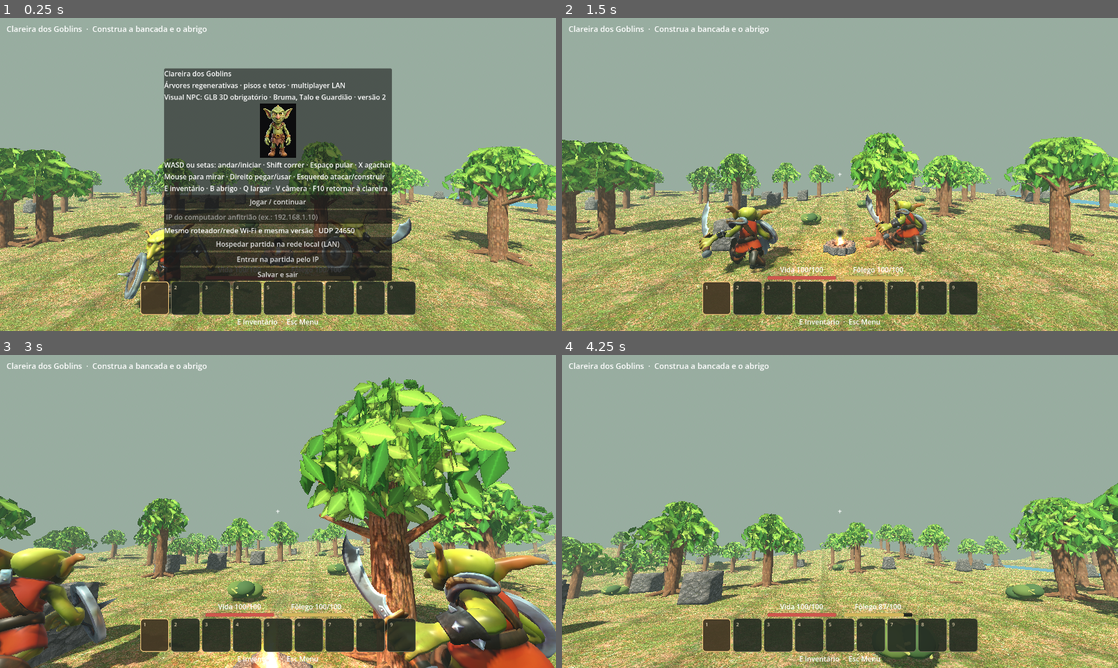
Above: before the commit, frames 1-4 (two rows, left to right).
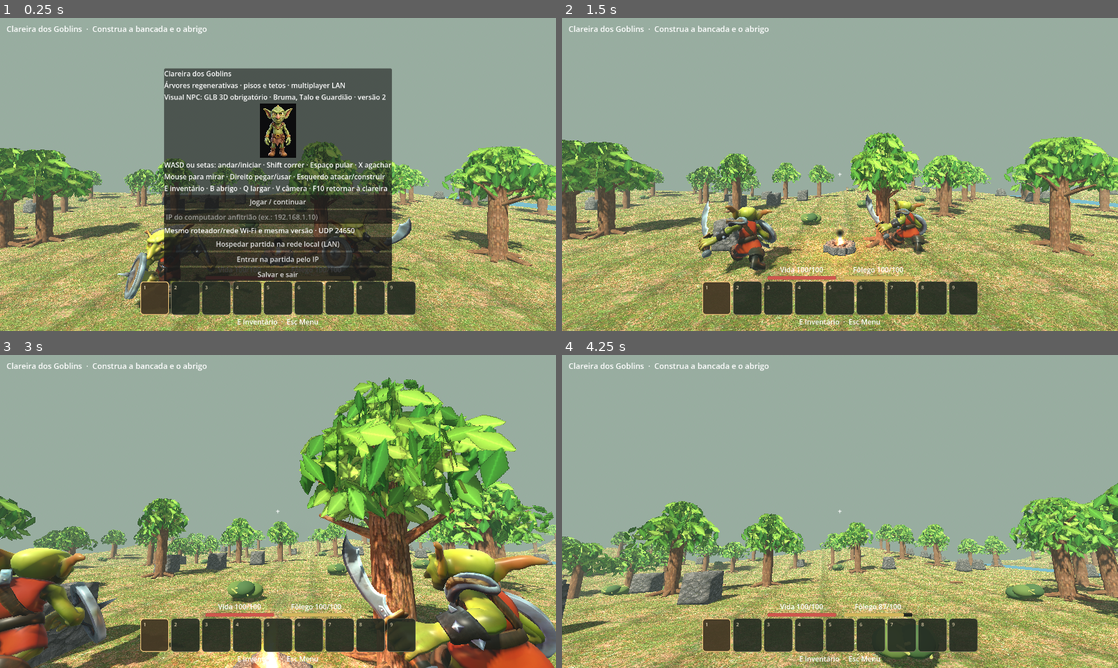
Above: after the commit, the same moments.

Repository: clebertressi88/clareira-dos-goblins
Game: Godot game, scene res://main.tscn
The game is run twice, just before and just after one commit, with the same random seed, the same clock (stepped at 60 frames per second) and the same inputs.
Inputs (mouse positions are in pixels of both pictures, inside the frame that each line leads up to):
- Up to frame 1 (0.25 s): no input
- Up to frame 2 (1.5 s): click (840, 215) at 0.52 s; type "12" at 0.6 s; click "Jogar / continuar" at 1.25 s
- Up to frame 3 (3 s): tap Enter at 2, 2.1 s; move the mouse to (305, 511) at 2.02 s; hold W (goblin_frente) from 2.03 s (still down); click (305, 511) at 2.17 s; tap Space at 2.27, 2.57 s; move the mouse to (250, 511) at 2.77 s; tap Keypad Enter at 2.85 s
- Up to frame 4 (4.25 s): keep holding W (goblin_frente); tap Space at 3.02, 3.32 s; move the mouse to (851, 505) at 3.52 s; hold Shift from 3.53 s (still down)

The runs differ from the first frame. In frame 1, less than 0.1% of the frame differs, in the area x 24-67%, y 65-85%; in frame 2, 0.7%, in the area x 24-65%, y 58-83%; in frame 3, less than 0.1%; in frame 4, nothing differs.

Commit message:
fix: criar skin rigida anatomica sem deformacao, com esqueleto unico e ossos de maos

Diff:
--- a/Projeto-Godot/npc_goblin.gd
+++ b/Projeto-Godot/npc_goblin.gd
@@ -5,23 +5,25 @@
 ## O movimento real e feito por Skeleton3D, nao pelo antigo balanco de cabeca.
 const MODEL: PackedScene = preload("res://modelos/goblin_npc.glb")
 const EQUIPMENT = preload("res://npc_goblin_equipment.gd")
+const SKIN_BUILDER = preload("res://npc_goblin_skin.gd")
 
 const BONES := [
-	"Quadril",       # 0
-	"Coluna",        # 1
-	"Cabeca",        # 2
-	"BracoEsq",      # 3
-	"AntebracoEsq",  # 4
-	"BracoDir",      # 5
-	"AntebracoDir",  # 6
-	"CoxaEsq",       # 7
-	"CanelaEsq",     # 8
-	"CoxaDir",       # 9
-	"CanelaDir",     # 10
-	"PeEsq",         # 11
-	"PeDir"          # 12
+	"Quadril", "Coluna", "Cabeca", "BracoEsq", "AntebracoEsq",
+	"BracoDir", "AntebracoDir", "CoxaEsq", "CanelaEsq",
+	"CoxaDir", "CanelaDir", "PeEsq", "PeDir", "MaoEsq", "MaoDir"
 ]
-const PARENTS := [-1,0,1,1,3,1,5,0,7,0,9,8,10]
+const PARENTS := [-1,0,1,1,3,1,5,0,7,0,9,8,10,4,6]
+# Pontos reais do modelo: o GLB apresenta bracos abertos e joelhos separados.
+# Local -Y se torna +Y na transformacao de importacao Sketchfab.
+const JOINTS := [
+	Vector3(0,-22,-5), Vector3(0,-37,-5), Vector3(0,-47,-11),
+	Vector3(-9,-40,-10), Vector3(-16,-29,-17),
+	Vector3(9,-40,0), Vector3(21,-35,3),
+	Vector3(-6,-21,5), Vector3(-8,-13,6),
+	Vector3(7,-21,-15), Vector3(8,-13,-16),
+	Vector3(-9,-6,8), Vector3(10,-6,-22),
+	Vector3(-23,-28,-18), Vector3(34,-28,-2)
+]
 
 var skeletons: Array[Skeleton3D] = []
 var sword_parts: Array[Node3D] = []
@@ -80,16 +82,16 @@
 		-bounds_min.y,
 		-(bounds_min.z+bounds_max.z)*0.5)*scale_factor
 	pivot.rotation.y = 0.0
+	# Um unico Skeleton3D compartilhado pelas duas malhas originais.
+	var skeleton := _create_anatomical_skeleton(parts[0].get_parent())
 	for node in parts:
 		var part := node as MeshInstance3D
 		if part != null and part.mesh != null:
-			var previous_count := skeletons.size()
-			_skin_part(part)
-			if skeletons.size()>previous_count and gear_sections.has(part.get_instance_id()):
+			_skin_part(part,skeleton)
+			if gear_sections.has(part.get_instance_id()):
 				var group: Dictionary = gear_sections[part.get_instance_id()]
-				var skeleton := skeletons[-1]
-				EQUIPMENT.attach(part,skeleton,group["sword"] as ArrayMesh,"Espada","AntebracoDir",sword_parts)
-				EQUIPMENT.attach(part,skeleton,group["shield"] as ArrayMesh,"Escudo","AntebracoEsq",shield_parts)
+				EQUIPMENT.attach(part,skeleton,group["sword"] as ArrayMesh,"Espada","MaoDir",sword_parts)
+				EQUIPMENT.attach(part,skeleton,group["shield"] as ArrayMesh,"Escudo","MaoEsq",shield_parts)
 	if skeletons.is_empty() or sword_parts.is_empty() or shield_parts.is_empty():
 		push_error("GLB sem pesos de ossos ou malhas compativeis.")
 		pivot.queue_free()
@@ -107,116 +109,35 @@
 	for item in shield_parts:
 		if is_instance_valid(item): item.visible = shield
 
-func _skin_part(part: MeshInstance3D) -> void:
-	var original := part.mesh
-	var aabb := original.get_aabb()
-	var h := maxf(aabb.size.y,0.001)
-	var low := aabb.position.y
-	# Centra os ossos no corpo, nao na arma/orelha mais distante.
-	var center_x := aabb.position.x+aabb.size.x*0.4
-	var center_z := aabb.position.z+aabb.size.z*0.55
-	var width := h
-	# Pivots em coordenadas locais da malha. No GLB original a origem
-	# esta na parte inferior e o eixo Y e invertido pelo node do importador.
-	var joints := [
-		Vector3(center_x,low+h*.64,center_z),
-		Vector3(center_x,low+h*.49,center_z),
-		Vector3(center_x,low+h*.29,center_z),
-		Vector3(center_x-width*.15,low+h*.48,center_z),
-		Vector3(center_x-width*.23,low+h*.61,center_z),
-		Vector3(center_x+width*.15,low+h*.48,center_z),
-		Vector3(center_x+width*.23,low+h*.61,center_z),
-		Vector3(center_x-width*.07,low+h*.67,center_z),
-		Vector3(center_x-width*.08,low+h*.82,center_z),
-		Vector3(center_x+width*.07,low+h*.67,center_z),
-		Vector3(center_x+width*.08,low+h*.82,center_z),
-		Vector3(center_x-width*.08,low+h*.96,center_z),
-		Vector3(center_x+width*.08,low+h*.96,center_z)
-	]
+func _create_anatomical_skeleton(parent: Node) -> Skeleton3D:
 	var skeleton := Skeleton3D.new()
-	skeleton.name = "EsqueletoGoblin%d" % skeletons.size()
-	part.get_parent().add_child(skeleton)
+	skeleton.name = "EsqueletoCorpo"
+	parent.add_child(skeleton)
 	for i in range(BONES.size()):
-		var bone_id: int = skeleton.add_bone(BONES[i])
-		var parent_id: int = int(PARENTS[i])
-		if parent_id >= 0:
-			skeleton.set_bone_parent(bone_id,parent_id)
-		var offset: Vector3 = joints[i] if parent_id < 0 else joints[i]-joints[parent_id]
-		skeleton.set_bone_rest(bone_id,Transform3D(Basis.IDENTITY,offset))
+		var bone_idx: int = skeleton.add_bone(BONES[i])
+		var parent_idx: int = int(PARENTS[i])
+		if parent_idx >= 0:
+			skeleton.set_bone_parent(bone_idx,parent_idx)
+		var joint: Vector3 = JOINTS[i]
+		var offset: Vector3 = joint if parent_idx < 0 else joint-JOINTS[parent_idx]
+		skeleton.set_bone_rest(bone_idx,Transform3D(Basis.IDENTITY,offset))
 	skeleton.reset_bone_poses()
-	var skinned := ArrayMesh.new()
-	var vertex_total := 0
-	for surface in range(original.get_surface_count()):
-		var arrays: Array = original.surface_get_arrays(surface)
-		var vertices: PackedVector3Array = arrays[Mesh.ARRAY_VERTEX]
-		if vertices.is_empty():
-			continue
-		var bones := PackedInt32Array()
-		var weights := PackedFloat32Array()
-		bones.resize(vertices.size()*4)
-		weights.resize(vertices.size()*4)
-		for i in range(vertices.size()):
-			var assignment := _vertex_bone_weights(vertices[i],low,h,center_x)
-			var index := i*4
-			bones[index] = int(assignment.x)
-			bones[index+1] = int(assignment.y)
-			bones[index+2] = 0
-			bones[index+3] = 0
-			weights[index] = assignment.z
-			weights[index+1] = 1.0-assignment.z
-			weights[index+2] = 0.0
-			weights[index+3] = 0.0
-		arrays[Mesh.ARRAY_BONES] = bones
-		arrays[Mesh.ARRAY_WEIGHTS] = weights
-		skinned.add_surface_from_arrays(original.surface_get_primitive_type(surface),arrays)
-		var original_material: Material = part.get_active_material(surface)
-		if original_material != null:
-			skinned.surface_set_material(skinned.get_surface_count()-1,original_material)
-		vertex_total += vertices.size()
-	if vertex_total == 0:
-		skeleton.queue_free()
+	skeletons.append(skeleton)
+	return skeleton
+
+
+func _skin_part(part: MeshInstance3D, skeleton: Skeleton3D) -> void:
+	var source: Mesh = part.mesh
+	var skinned: ArrayMesh = SKIN_BUILDER.build(source)
+	if skinned.get_surface_count()==0:
+		push_error("Falha ao vincular malha ao Skeleton3D.")
 		return
 	var skin := skeleton.create_skin_from_rest_transforms()
 	part.material_override = null
 	part.mesh = skinned
 	part.skeleton = part.get_path_to(skeleton)
 	part.skin = skin
-	skeletons.append(skeleton)
 
-func _vertex_bone_weights(v: Vector3, low: float, h: float, center_x: float) -> Vector3:
-	var t := clampf((v.y-low)/h,0.0,1.0)
-	var dx := (v.x-center_x)/h
-	var lateral := absf(dx)
-	var side_left := dx < 0.0
-	var bone := 0
-	var strength := 0.0
-	# Cabeca/pescoco: a rotacao se transmite aos olhos e orelhas.
-	if t < .42 and lateral < .48:
-		bone = 2
-		strength = clampf((.45-t)/.12,0.0,.95)
-	# Bracos e antebracos, dos dois lados do tronco.
-	elif t >= .40 and t < .71 and lateral > .13 and lateral < .44:
-		var lower_arm := t > .57
-		bone = (4 if lower_arm else 3) if side_left else (6 if lower_arm else 5)
-		strength = clampf((lateral-.13)/.11,0.0,.96) * clampf((.73-t)/.09,0.0,1.0)
-	# Pernas da cintura aos pes. Joelho e tornozelo recebem ossos proprios.
-	elif t >= .61 and lateral < .26:
-		if t > .90:
-			bone = 11 if side_left else 12
-		elif t > .78:
-			bone = 8 if side_left else 10
-		else:
-			bone = 7 if side_left else 9
-		strength = clampf((t-.61)/.12,0.0,.98)
-	# Coluna, abdomen e ombros.
-	elif t >= .34 and t < .69:
-		bone = 1
-		strength = clampf((.71-t)/.18,0.0,.85)
-	# Equipamentos e outros vertices ficam vinculados ao quadril.
-	var parent_id: int = int(PARENTS[bone])
-	if parent_id < 0:
-		parent_id = 0
-	return Vector3(float(bone),float(parent_id),strength)
 
 func animate(velocity: Vector3, dt: float, grounded: bool = true) -> void:
 	var speed := Vector2(velocity.x,velocity.z).length()
--- /dev/null
+++ b/Projeto-Godot/npc_goblin_skin.gd
@@ -0,0 +1,121 @@
+extends RefCounted
+## Pesos de pele por componente anatomico RIGIDO, em vez de interpolacao
+## por altura. Cada ilha conexa da malha recebe 100% de um osso.
+## Isso impede esticar/corromper olhos, ombreiras, botas e dedos.
+## Coordenadas calibradas para res://modelos/goblin_npc.glb.
+
+static func _root(parents: Array[int], idx: int) -> int:
+	while parents[idx]!=idx:
+		idx=parents[idx]
+	return idx
+
+static func _link(parents: Array[int], sizes: Array[int], a: int, b: int) -> void:
+	var ra := _root(parents,a)
+	var rb := _root(parents,b)
+	if ra==rb:
+		return
+	if sizes[ra]<sizes[rb]:
+		var temp := ra
+		ra=rb
+		rb=temp
+	parents[rb]=ra
+	sizes[ra]+=sizes[rb]
+
+
+static func _anatomical_bone(c: Vector3, size: int) -> int:
+	# Eixo Y e negativo no arquivo antes da transformacao Sketchfab.
+	# Cranio/olhos/orelhas (uma ilha grande) seguem somente o pescoco.
+	if c.y < -44.0 and c.x < 16.0:
+		return 2
+	# Braço direito estendido em direcao a espada.
+	if c.y > -46.0 and c.y < -18.0 and c.x > 12.0:
+		return 6 if c.x > 29.0 else 5
+	# Braço esquerdo curvado atras do escudo.
+	if c.y > -44.0 and c.y < -18.0 and (c.x < -12.0 or
+			(size > 80 and c.x < -7.0 and c.z < -9.0)):
+		return 4 if c.x < -23.0 else 3
+	# Botas/canelas. Sao objetos realmente separados no GLB.
+	if c.y > -19.0:
+		if c.x < 0.0:
+			if c.y > -9.0: return 11
+			if c.y > -17.0: return 8
+			return 7
+		if c.y > -9.0: return 12
+		if c.y > -17.0: return 10
+		return 9
+	# Cinto/calcas e torso.
+	if c.y > -28.0 and absf(c.x) < 12.0:
+		return 0
+	if c.y <= -28.0 and absf(c.x) < 14.0:
+		return 1
+	return 0
+
+
+static func build(original: Mesh) -> ArrayMesh:
+	var result := ArrayMesh.new()
+	for surface in range(original.get_surface_count()):
+		if original.surface_get_primitive_type(surface)!=Mesh.PRIMITIVE_TRIANGLES:
+			continue
+		var arrays: Array = original.surface_get_arrays(surface)
+		var vertices: PackedVector3Array = arrays[Mesh.ARRAY_VERTEX]
+		if vertices.is_empty():
+			continue
+		var n := vertices.size()
+		var parents: Array[int] = []
+		var sizes: Array[int] = []
+		parents.resize(n)
+		sizes.resize(n)
+		for i in range(n):
+			parents[i]=i
+			sizes[i]=1
+		var indices: PackedInt32Array = arrays[Mesh.ARRAY_INDEX]
+		if indices.is_empty():
+			indices.resize(n)
+			for i in range(n):
+				indices[i]=i
+		for i in range(0,indices.size()-2,3):
+			_link(parents,sizes,indices[i],indices[i+1])
+			_link(parents,sizes,indices[i],indices[i+2])
+		# Costuras de UV duplicam vertices: unem-se apenas as posicoes
+		# realmente coincidentes para que uma bota nunca rache pela costura.
+		var positions: Dictionary = {}
+		for i in range(n):
+			var v: Vector3 = vertices[i]
+			var coord := Vector3i(roundi(v.x*1000.0),roundi(v.y*1000.0),roundi(v.z*1000.0))
+			if positions.has(coord):
+				_link(parents,sizes,i,int(positions[coord]))
+			else:
+				positions[coord]=i
+		var component_sum: Dictionary = {}
+		var component_count: Dictionary = {}
+		for i in range(n):
+			var root_index := _root(parents,i)
+			component_sum[root_index]=(component_sum.get(root_index,Vector3.ZERO) as Vector3)+vertices[i]
+			component_count[root_index]=int(component_count.get(root_index,0))+1
+		var component_bone: Dictionary = {}
+		for root_index in component_sum.keys():
+			var count: int = int(component_count[root_index])
+			var center: Vector3 = component_sum[root_index]/float(count)
+			component_bone[root_index]=_anatomical_bone(center,count)
+		var bone_ids := PackedInt32Array()
+		var weights := PackedFloat32Array()
+		bone_ids.resize(n*4)
+		weights.resize(n*4)
+		for i in range(n):
+			var assigned: int = int(component_bone[_root(parents,i)])
+			bone_ids[i*4]=assigned
+			bone_ids[i*4+1]=0
+			bone_ids[i*4+2]=0
+			bone_ids[i*4+3]=0
+			weights[i*4]=1.0
+			weights[i*4+1]=0.0
+			weights[i*4+2]=0.0
+			weights[i*4+3]=0.0
+		arrays[Mesh.ARRAY_BONES]=bone_ids
+		arrays[Mesh.ARRAY_WEIGHTS]=weights
+		# Reusa sem alteracao UVs, faces, normais e tangentes da textura.
+		result.add_surface_from_arrays(Mesh.PRIMITIVE_TRIANGLES,arrays)
+		var material := original.surface_get_material(surface)
+		if material != null:
+			result.surface_set_material(result.get_surface_count()-1,material)
+	return result
--- a/Projeto-Godot/tests/test_goblin_npc_model.gd
+++ b/Projeto-Godot/tests/test_goblin_npc_model.gd
@@ -16,19 +16,20 @@
 		fail(title+": arquivo NPC nao instanciou controlador")
 		return false
 	var skeletons: Array = controller.get("skeletons")
-	if skeletons.size()<2:
-		fail(title+": malhas nao possuem Skeleton3D completo")
+	if skeletons.size()!=1:
+		fail(title+": deve existir apenas um Skeleton3D compartilhado")
 		return false
 	var meshes := controller.find_children("*","MeshInstance3D",true,false)
 	var arms := false
 	var legs := false
+	var both_feet := {}
 	var active_parts := 0
 	for node in meshes:
 		var part := node as MeshInstance3D
 		if part == null or part.mesh == null or part.skin == null:
 			continue
 		var skel := part.get_node_or_null(part.skeleton) as Skeleton3D
-		if skel == null or skel.get_bone_count()!=13:
+		if skel == null or skel.get_bone_count()!=15:
 			fail(title+": ossos nao vinculados a malha")
 			return false
 		var arrays: Array = part.mesh.surface_get_arrays(0)
@@ -38,16 +39,21 @@
 			fail(title+": quantidade invalida de pesos")
 			return false
 		for i in range(0,bones.size(),4):
-			if weights[i]>.1 and bones[i] in [3,4,5,6]:
+			if absf(weights[i]-1.0)>0.0001 or absf(weights[i+1])>0.0001 or absf(weights[i+2])>0.0001 or absf(weights[i+3])>0.0001:
+				fail(title+": vertices ainda possuem pesos misturados e deformam")
+				return false
+			if bones[i] in [3,4,5,6,13,14]:
 				arms = true
-			if weights[i]>.1 and bones[i] in [7,8,9,10,11,12]:
+			if bones[i] in [7,8,9,10,11,12]:
 				legs = true
+			if bones[i] == 11 or bones[i] == 12:
+				both_feet[bones[i]]=true
 		var material := part.get_active_material(0) as BaseMaterial3D
 		if material == null or material.albedo_texture == null:
 			fail(title+": textura original nao preservada")
 			return false
 		active_parts += 1
-	if active_parts<2 or not arms or not legs:
+	if active_parts<2 or not arms or not legs or both_feet.size()!=2:
 		fail(title+": nao ha pele articulada em bracos E pernas")
 		return false
 	var swords: Array = controller.get("sword_parts")
@@ -96,5 +102,5 @@
 	var remote := game.call("net_create_avatar",82) as Node3D
 	if remote == null or not _test_character(remote.get_child(0),"Jogador remoto"):
 		return
-	print("GOBLIN MODEL OK: esqueletos 13 ossos, bracos/pernas animados e texturas preservadas.")
+	print("GOBLIN MODEL OK: skin rigida sem deformacao, 15 articulacoes, espadas/escudos e UV preservados.")
 	quit(0)
